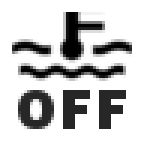
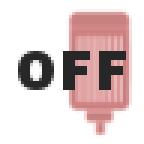
Layer changes from the first 144px x 144px image to the second:
hid "off" over [left=18, top=90, right=126, bottom=129]
added layer "off #1" above "stop" over [left=18, top=51, right=126, bottom=90]
added layer "Clipboard #3" (63%) above "Clipboard #2" over [left=66, top=9, right=132, bottom=138]
hid "coolant" over [left=12, top=12, right=132, bottom=81]
